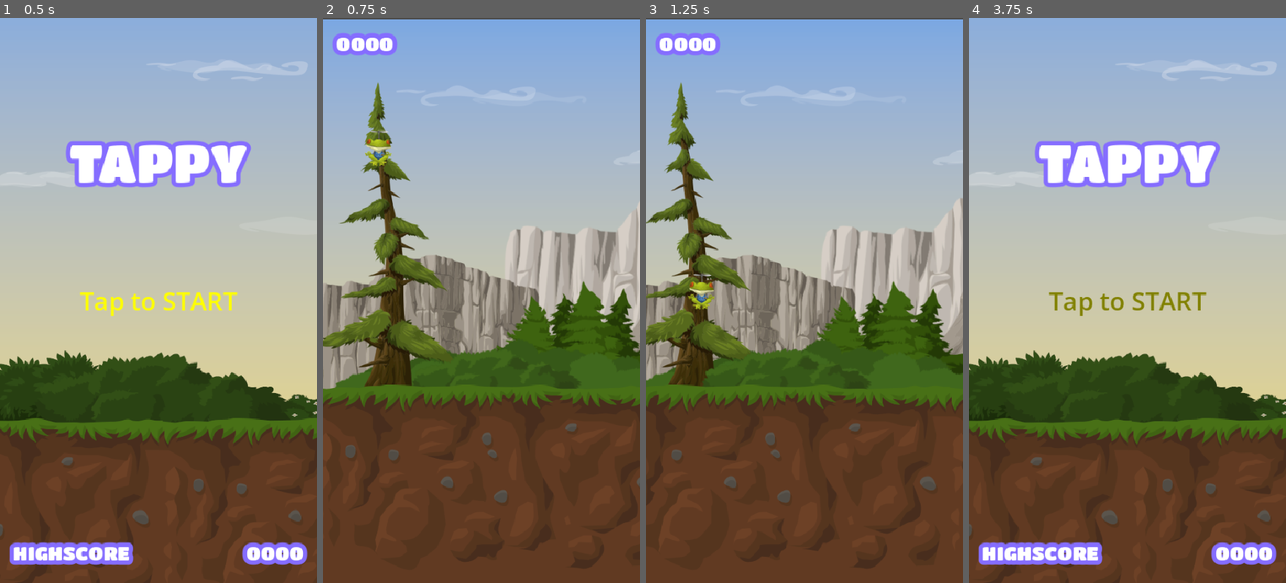
Above: before the commit, frames 1-4 (left to right).
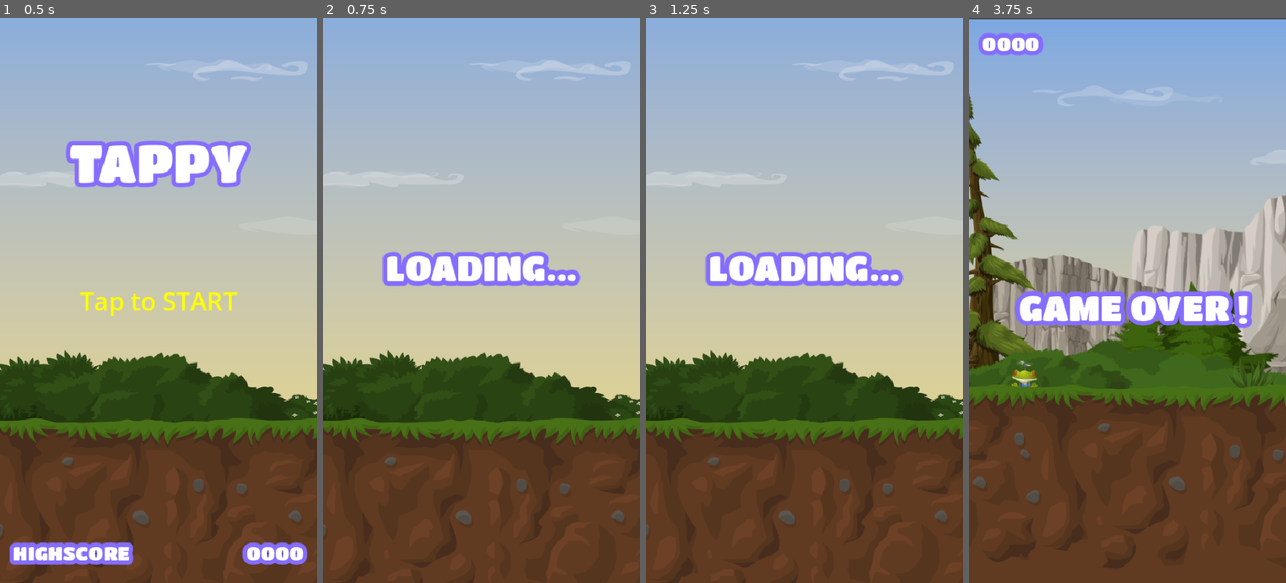
Above: after the commit, the same moments.

Repository: nzh0172/tappy
Game: Godot game, scene res://scenes/main.tscn
Same seed, same stepped clock (60 frames per second), same inputs: the game is played once before the commit and once after it.
Inputs (mouse positions are in pixels of both pictures, inside the frame that each line leads up to):
- Up to frame 1 (0.5 s): no input
- Up to frame 2 (0.75 s): tap Enter at 0.5 s; move the mouse to (551, 272) at 0.52 s; hold Up (ui_up) from 0.53 s (still down); hold Space (fly) from 0.53 s (still down); click (551, 272) at 0.67 s
- Up to frame 3 (1.25 s): keep holding Up (ui_up); keep holding Space (fly)
- Up to frame 4 (3.75 s): release Up (ui_up) at 1.25 s; release Space (fly) at 1.25 s; drag from (1064, 328) to (1111, 413) at 1.27 s; move the mouse to (1159, 176) at 2.02 s; hold Down (ui_down) 2.03-2.75 s; hold Space (fly) 2.03-2.75 s; tap Enter at 2.1, 3.5 s; drag from (1111, 413) to (1032, 215) at 2.77 s; move the mouse to (1222, 385) at 3.52 s; hold Up (ui_up) from 3.53 s (still down); hold Space (fly) from 3.53 s (still down); tap F at 3.6 s

Frame 1 is identical in both runs. In frame 2, 36% of the frame differs, in the area x 0-100%, y 0-100%; in frame 3, 35%; in frame 4, 41%.

Commit message:
22: simple transition (await get_tree().create_timer(X).timeout)

Diff:
--- a/globals/game_manager.gd
+++ b/globals/game_manager.gd
@@ -5,16 +5,28 @@
 
 
 var lives = 3
+var next_scene: PackedScene
 
 const MAIN = preload("uid://8yhyev0gaydb")
 const GAME = preload("uid://7fngfmfwj2cj")
+const SIMPLE_TRANSITION = preload("uid://tmn3s7sk1ojl")
+
+'''
+Simple transition (with a scene): Main menu -> Game
+Fade transition (with black overlay): Game -> Main menu
+
+Transition is useful if the game needs to preload a lot of resources
+'''
 
 func load_main_scene() -> void:
 	get_tree().change_scene_to_packed(MAIN)
 
 func load_game_scene() -> void:
-	get_tree().change_scene_to_packed(GAME)
+	get_tree().change_scene_to_packed(SIMPLE_TRANSITION)
+	next_scene = GAME
 
+func to_next_scene() -> void:
+	get_tree().change_scene_to_packed(next_scene)
 
 
 
--- /dev/null
+++ b/scenes/simple_transition.tscn
@@ -0,0 +1,40 @@
+[gd_scene format=3 uid="uid://tmn3s7sk1ojl"]
+
+[ext_resource type="Script" uid="uid://di87mv5u3m3ie" path="res://scripts/simple_transition.gd" id="1_5pc10"]
+[ext_resource type="Texture2D" uid="uid://cjjpis1aeqtay" path="res://assets/background/MainScreen.png" id="1_v07n3"]
+[ext_resource type="LabelSettings" uid="uid://b4yhqle5gihes" path="res://resources/game_over_label.tres" id="2_5pc10"]
+
+[node name="Control" type="Control" unique_id=1985083398]
+layout_mode = 3
+anchors_preset = 15
+anchor_right = 1.0
+anchor_bottom = 1.0
+grow_horizontal = 2
+grow_vertical = 2
+script = ExtResource("1_5pc10")
+
+[node name="TextureRect" type="TextureRect" parent="." unique_id=1422658883]
+layout_mode = 1
+anchors_preset = 15
+anchor_right = 1.0
+anchor_bottom = 1.0
+grow_horizontal = 2
+grow_vertical = 2
+texture = ExtResource("1_v07n3")
+
+[node name="loading label" type="Label" parent="." unique_id=1430906667]
+layout_mode = 1
+anchors_preset = 8
+anchor_left = 0.5
+anchor_top = 0.5
+anchor_right = 0.5
+anchor_bottom = 0.5
+offset_left = -145.0
+offset_top = -82.0
+offset_right = 145.0
+offset_bottom = -19.0
+grow_horizontal = 2
+grow_vertical = 2
+size_flags_horizontal = 4
+text = "LOADING..."
+label_settings = ExtResource("2_5pc10")
--- /dev/null
+++ b/scripts/simple_transition.gd
@@ -0,0 +1,9 @@
+extends Control
+
+
+# Called when the node enters the scene tree for the first time.
+func _ready() -> void:
+	# Await a signal: Wait until the timer ends and emit its signal
+	# Non-blocking, the code will pause here while the application is running
+	await get_tree().create_timer(1.0).timeout # a scene tree's temporary timer
+	GameManager.to_next_scene()
Not shown, added: scripts/simple_transition.gd.uid
